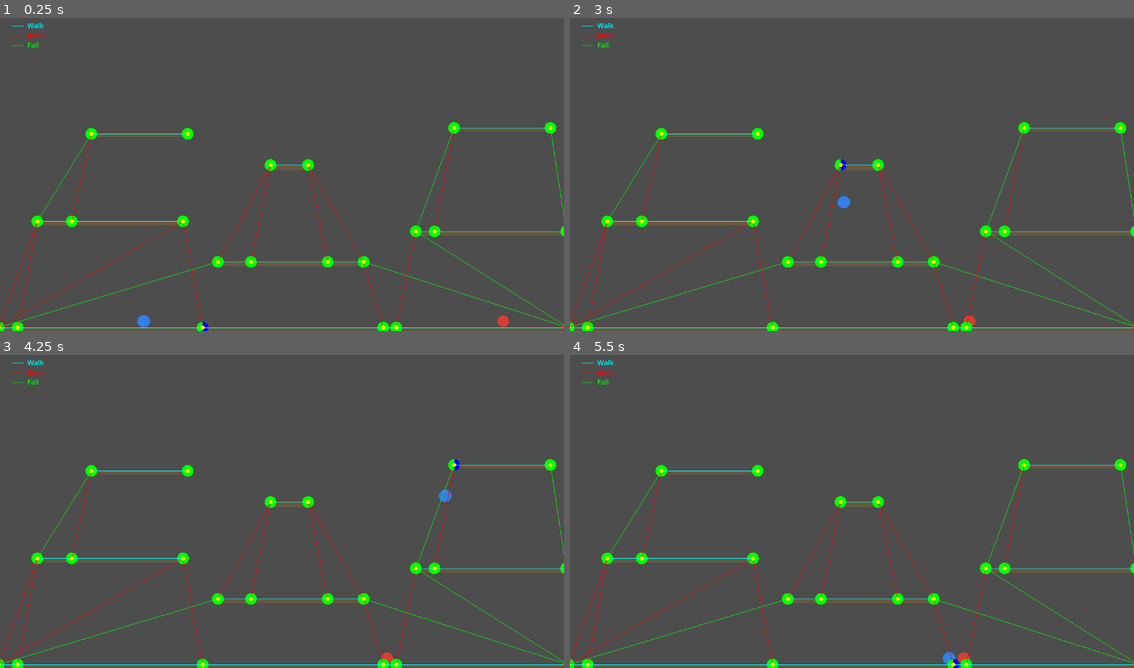
Above: before the commit, frames 1-4 (two rows, left to right).
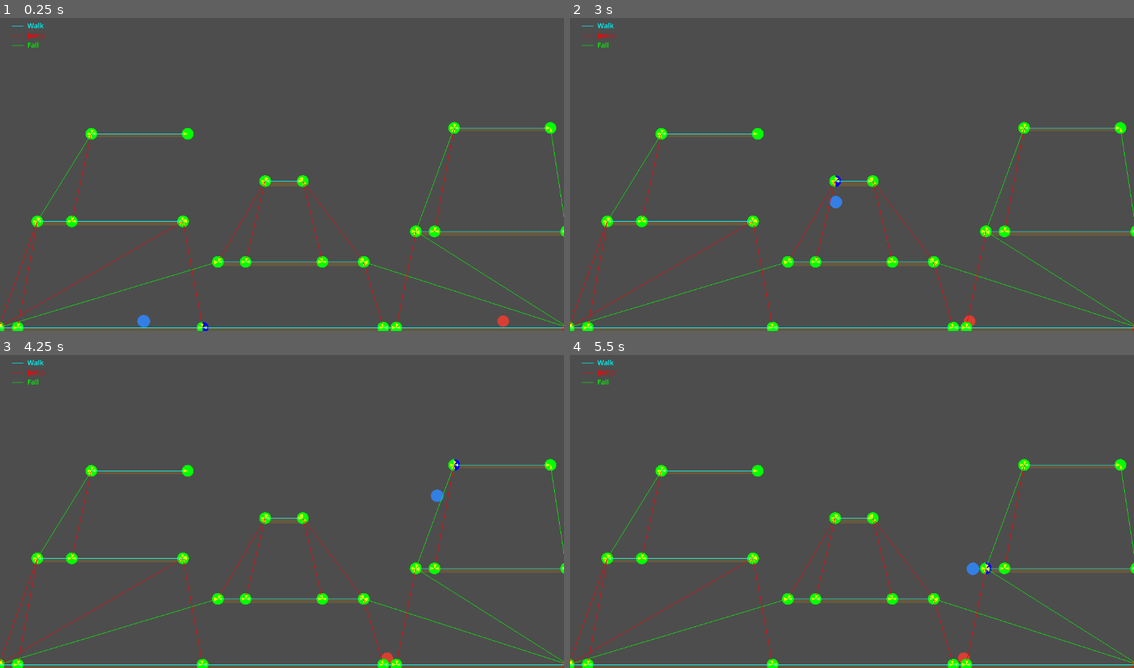
Above: after the commit, the same moments.

Repository: xhocquet/2d-platformer-pathfinding-demo
Game: Godot game, scene res://main.tscn
Two runs of this game, one before a commit and one after it. Both use one fixed random seed, a clock stepped at 60 frames per second and the inputs below.
Inputs:
- Up to frame 1 (0.25 s): no input
- Up to frame 2 (3 s): hold D (move_right) 0.53-2.03 s; tap W (jump) at 0.6, 0.77, 1.07, 1.35, 1.52, 1.82, 2.1, 2.85 s; hold A (move_left) 2.03-2.78 s; hold D (move_right) from 2.78 s (still down)
- Up to frame 3 (4.25 s): keep holding D (move_right); tap W (jump) at 3.02, 3.32, 3.6, 3.77, 4.07 s
- Up to frame 4 (5.5 s): release D (move_right) at 4.28 s; hold A (move_left) 4.28-5.03 s; tap W (jump) at 4.35, 4.52, 4.82, 5.1 s; hold D (move_right) from 5.03 s (still down)

The runs differ from the first frame. In frame 1, 1.2% of the frame differs, in the area x 0-100%, y 33-100%; in frame 2, 1.3%; in frame 3, 1.3%; in frame 4, 1.4%.

Commit message:
Checkpoint

Diff:
--- a/main.tscn
+++ b/main.tscn
@@ -50,7 +50,7 @@
 polygon = PackedVector2Array(-60, -12, 60, -12, 60, 12, -60, 12)
 
 [node name="Platform2" type="StaticBody2D" parent="."]
-position = Vector2(591, 314.40552)
+position = Vector2(580, 347.44815)
 scale = Vector2(0.6400484, 0.45145908)
 
 [node name="CollisionShape2D" type="CollisionShape2D" parent="Platform2"]
--- a/section_graph.gd
+++ b/section_graph.gd
@@ -4,6 +4,8 @@
 
 # Edge type: walk (same level / drop off), fall, jump
 enum EdgeType { WALK, FALL, JUMP }
+
+const _SEGMENT_X_TOLERANCE := 2.0
 
 var _edges: Array[Dictionary] = [] # from_id, to_id, type
 var _positions: Dictionary = {}  # section_id -> Vector2 (filled when root set)
@@ -25,6 +27,101 @@
 	_sanitize_points()
 	_build_edges()
 	_sanitize_edges()
+
+func get_section_ids() -> Array:
+	return _positions.keys()
+
+func get_section_position(section_id: StringName) -> Vector2:
+	return _positions.get(section_id, Vector2.ZERO)
+
+func get_section_under_body(body: CharacterBody2D) -> StringName:
+	if not body.is_on_floor():
+		return &""
+
+	var space_state: PhysicsDirectSpaceState2D = body.get_world_2d().direct_space_state
+	var from_pos := body.global_position
+	var to_pos := from_pos + Vector2(0, 40)
+	var q := PhysicsRayQueryParameters2D.create(from_pos, to_pos)
+	q.exclude = [body.get_rid()]
+	var result := space_state.intersect_ray(q)
+	if result.is_empty():
+		return &""
+
+	var sections: Array = _node_to_sections.get(result.collider, [])
+	if sections.is_empty():
+		return &""
+
+	var x := body.global_position.x
+	var left_pos: Vector2 = _positions.get(sections[0], Vector2.ZERO)
+	var right_pos: Vector2 = _positions.get(sections[1], Vector2.ZERO)
+	return sections[0] if x < (left_pos.x + right_pos.x) / 2.0 else sections[1]
+
+func get_neighbors(section_id: StringName) -> Array[Dictionary]:
+	var out: Array[Dictionary] = []
+	for e in _edges:
+		if e.from != section_id:
+			continue
+		out.append({ to = e.to, type = e.type })
+	return out
+
+func get_edge_type(from_id: StringName, to_id: StringName) -> EdgeType:
+	for nb in get_neighbors(from_id):
+		if nb.to == to_id:
+			return nb.type
+	return EdgeType.WALK
+
+func get_heuristic(from_id: StringName, to_id: StringName) -> float:
+	var a: Vector2 = _positions.get(from_id, Vector2.ZERO)
+	var b: Vector2 = _positions.get(to_id, Vector2.ZERO)
+	return a.distance_to(b)
+
+# Returns path from from_id to to_id (inclusive), or empty if no path.
+func find_path(from_id: StringName, to_id: StringName) -> Array[StringName]:
+	if from_id == to_id:
+		return [from_id]
+
+	var open: Array[StringName] = [from_id]
+	var came_from: Dictionary = {}
+	var g_score: Dictionary = { from_id: 0.0 }
+	var f_score: Dictionary = { from_id: get_heuristic(from_id, to_id) }
+
+	while open.size() > 0:
+		var current: StringName = _open_lowest_f(open, f_score)
+		if current == to_id:
+			return _reconstruct_path(came_from, current)
+
+		open.erase(current)
+
+		for neighbor in get_neighbors(current):
+			var to_id_n: StringName = neighbor.to
+			var edge_cost: float = get_section_position(current).distance_to(get_section_position(to_id_n))
+			var tentative_g: float = g_score.get(current, INF) + edge_cost
+
+			if tentative_g < g_score.get(to_id_n, INF):
+				came_from[to_id_n] = current
+				g_score[to_id_n] = tentative_g
+				f_score[to_id_n] = tentative_g + get_heuristic(to_id_n, to_id)
+				if open.has(to_id_n) == false:
+					open.append(to_id_n)
+
+	return []
+
+func get_debug_edge_color(type: EdgeType) -> Color:
+	match type:
+		EdgeType.WALK:
+			return Color.CYAN
+		EdgeType.JUMP:
+			return Color.RED
+		EdgeType.FALL:
+			return Color.GREEN
+	return Color.CYAN
+
+func get_debug_legend_entries() -> Array:
+	return [
+		{ label = "Walk", color = get_debug_edge_color(EdgeType.WALK) },
+		{ label = "Jump", color = get_debug_edge_color(EdgeType.JUMP) },
+		{ label = "Fall", color = get_debug_edge_color(EdgeType.FALL) }
+	]
 
 func _discover_platforms(root: Node2D) -> Array[StaticBody2D]:
 	var list: Array[StaticBody2D] = []
@@ -127,11 +224,8 @@
 			canonical[root] = _collapse_pick_canonical(parent, root, ids)
 		canonical[sid] = canonical[root]
 
-	var seen: Dictionary = {}
 	for sid in ids:
 		var c: StringName = canonical[sid]
-		if not seen.get(c, false):
-			seen[c] = true
 		if c != sid:
 			_positions.erase(sid)
 
@@ -224,6 +318,12 @@
 	elif dy < 0 and (from_pos.y - to_pos.y) <= max_jump_height:
 		_add_edge(from_id, to_id, EdgeType.JUMP)
 
+func _add_edge(from: StringName, to: StringName, type: EdgeType) -> void:
+	for e in _edges:
+		if e.from == from and e.to == to and e.type == type:
+			return
+	_edges.append({ from = from, to = to, type = type })
+
 func _collapse_find(parent: Dictionary, sid: StringName) -> StringName:
 	if parent[sid] != sid:
 		parent[sid] = _collapse_find(parent, parent[sid])
@@ -241,8 +341,6 @@
 	return cluster[0]
 
 # Segments: (left_x, right_x, top_y). First surface straight below (x, ledge_y): segment spanning x with top_y > ledge_y; pick smallest top_y (highest surface). Use tolerance so points at/near edge still hit.
-const _SEGMENT_X_TOLERANCE := 2.0
-
 func _y_under_point(segments: Array, x: float, ledge_y: float, fallback_y: float) -> float:
 	var best := INF
 	for s in segments:
@@ -264,120 +362,6 @@
 			var mid := (left_x + right_x) / 2.0
 			return StringName(base + "_L") if x < mid else StringName(base + "_R")
 	return &""
-
-func get_section_ids() -> Array:
-	return _positions.keys()
-
-func get_section_position(section_id: StringName) -> Vector2:
-	return _positions.get(section_id, Vector2.ZERO)
-
-func get_section_under_body(body: CharacterBody2D) -> StringName:
-	if not body.is_on_floor():
-		return &""
-
-	var space_state: PhysicsDirectSpaceState2D = body.get_world_2d().direct_space_state
-	var from_pos := body.global_position
-	var to_pos := from_pos + Vector2(0, 40)
-	var q := PhysicsRayQueryParameters2D.create(from_pos, to_pos)
-	q.exclude = [body.get_rid()]
-	var result := space_state.intersect_ray(q)
-	if result.is_empty():
-		return &""
-
-	var sections: Array = _node_to_sections.get(result.collider, [])
-	if sections.is_empty():
-		return &""
-
-	var x := body.global_position.x
-	var left_pos: Vector2 = _positions.get(sections[0], Vector2.ZERO)
-	var right_pos: Vector2 = _positions.get(sections[1], Vector2.ZERO)
-	return sections[0] if x < (left_pos.x + right_pos.x) / 2.0 else sections[1]
-
-func get_neighbors(section_id: StringName) -> Array[Dictionary]:
-	var out: Array[Dictionary] = []
-	for e in _edges:
-		if e.from != section_id:
-			continue
-		out.append({ to = e.to, type = e.type })
-	return out
-
-func get_edge_type(from_id: StringName, to_id: StringName) -> EdgeType:
-	for nb in get_neighbors(from_id):
-		if nb.to == to_id:
-			return nb.type
-	return EdgeType.WALK
-
-func get_heuristic(from_id: StringName, to_id: StringName) -> float:
-	var a: Vector2 = _positions.get(from_id, Vector2.ZERO)
-	var b: Vector2 = _positions.get(to_id, Vector2.ZERO)
-	return a.distance_to(b)
-
-# Debug: edge colors and legend for draw callers (walk=cyan, jump=red, fall=green).
-func get_debug_edge_color(type: EdgeType) -> Color:
-	match type:
-		EdgeType.WALK:
-			return Color.CYAN
-		EdgeType.JUMP:
-			return Color.RED
-		EdgeType.FALL:
-			return Color.GREEN
-	return Color.CYAN
-
-func get_debug_legend_entries() -> Array:
-	return [
-		{ label = "Walk", color = get_debug_edge_color(EdgeType.WALK) },
-		{ label = "Jump", color = get_debug_edge_color(EdgeType.JUMP) },
-		{ label = "Fall", color = get_debug_edge_color(EdgeType.FALL) }
-	]
-
-# Returns path from from_id to to_id (inclusive), or empty if no path.
-func find_path(from_id: StringName, to_id: StringName) -> Array[StringName]:
-	if from_id == to_id:
-		return [from_id]
-	var open: Array[StringName] = [from_id]
-	var came_from: Dictionary = {}
-	var g_score: Dictionary = { from_id: 0.0 }
-	var f_score: Dictionary = { from_id: get_heuristic(from_id, to_id) }
-	while open.size() > 0:
-		var current: StringName = _open_lowest_f(open, f_score)
-		if current == to_id:
-			return _reconstruct_path(came_from, current)
-		open.erase(current)
-		for neighbor in get_neighbors(current):
-			var to_id_n: StringName = neighbor.to
-			var edge_cost: float = get_section_position(current).distance_to(get_section_position(to_id_n))
-			var tentative_g: float = g_score.get(current, INF) + edge_cost
-			if tentative_g < g_score.get(to_id_n, INF):
-				came_from[to_id_n] = current
-				g_score[to_id_n] = tentative_g
-				f_score[to_id_n] = tentative_g + get_heuristic(to_id_n, to_id)
-				if open.has(to_id_n) == false:
-					open.append(to_id_n)
-	return []
-
-func _open_lowest_f(open: Array[StringName], f_score: Dictionary) -> StringName:
-	var best: StringName = open[0]
-	var best_f: float = f_score.get(best, INF)
-	for i in range(1, open.size()):
-		var id_key: StringName = open[i]
-		var f: float = f_score.get(id_key, INF)
-		if f < best_f:
-			best_f = f
-			best = id_key
-	return best
-
-func _reconstruct_path(came_from: Dictionary, current: StringName) -> Array[StringName]:
-	var path: Array[StringName] = [current]
-	while came_from.has(current):
-		current = came_from[current]
-		path.insert(0, current)
-	return path
-
-func _add_edge(from: StringName, to: StringName, type: EdgeType) -> void:
-	for e in _edges:
-		if e.from == from and e.to == to and e.type == type:
-			return
-	_edges.append({ from = from, to = to, type = type })
 
 func _get_platform_sections(p: StaticBody2D) -> Array[StringName]:
 	var out: Array[StringName] = []
@@ -431,3 +415,21 @@
 		if left_x <= p_right and p_left <= right_x:
 			out.append(sid)
 	return out
+
+func _open_lowest_f(open: Array[StringName], f_score: Dictionary) -> StringName:
+	var best: StringName = open[0]
+	var best_f: float = f_score.get(best, INF)
+	for i in range(1, open.size()):
+		var id_key: StringName = open[i]
+		var f: float = f_score.get(id_key, INF)
+		if f < best_f:
+			best_f = f
+			best = id_key
+	return best
+
+func _reconstruct_path(came_from: Dictionary, current: StringName) -> Array[StringName]:
+	var path: Array[StringName] = [current]
+	while came_from.has(current):
+		current = came_from[current]
+		path.insert(0, current)
+	return path
--- a/section_graph_node.gd
+++ b/section_graph_node.gd
@@ -8,9 +8,11 @@
 var _last_source_positions: Dictionary = {}  # node path -> Vector2 (editor only)
 var _player: CharacterBody2D
 var _enemy: CharacterBody2D
+
 const RADIUS: float = 12.0
 const SEGMENTS: int = 16
-const EDGE_DOT_RADIUS: float = 4.0
+const EDGE_ARROW_LENGTH: float = 8.0
+const EDGE_ARROW_WIDTH: float = 6.0
 
 func _init() -> void:
 	graph = SectionGraph.new()
@@ -100,8 +102,9 @@
 
 			var c: Color = graph.get_debug_edge_color(neighbor.type)
 			draw_line(a, b, c)
-			draw_circle(a, EDGE_DOT_RADIUS, Color.YELLOW)
-			draw_circle(b, EDGE_DOT_RADIUS, Color.YELLOW)
+			var dir_to_toward_from := (a - b).normalized()
+			_draw_direction_triangle(a, dir_to_toward_from, Color.YELLOW)
+			_draw_direction_triangle(b, dir_to_toward_from, Color.YELLOW)
 
 	if debug_draw:
 		_draw_debug_legend()
@@ -124,3 +127,9 @@
 		var a: float = start_angle + t * (end_angle - start_angle)
 		points.append(center + Vector2(cos(a), sin(a)) * radius)
 	draw_polygon(points, [color])
+
+func _draw_direction_triangle(tip: Vector2, dir: Vector2, color: Color) -> void:
+	var perp := Vector2(-dir.y, dir.x)
+	var back := tip - dir * EDGE_ARROW_LENGTH
+	var half_w: float = EDGE_ARROW_WIDTH * 0.5
+	draw_polygon(PackedVector2Array([tip, back + perp * half_w, back - perp * half_w]), [color])
